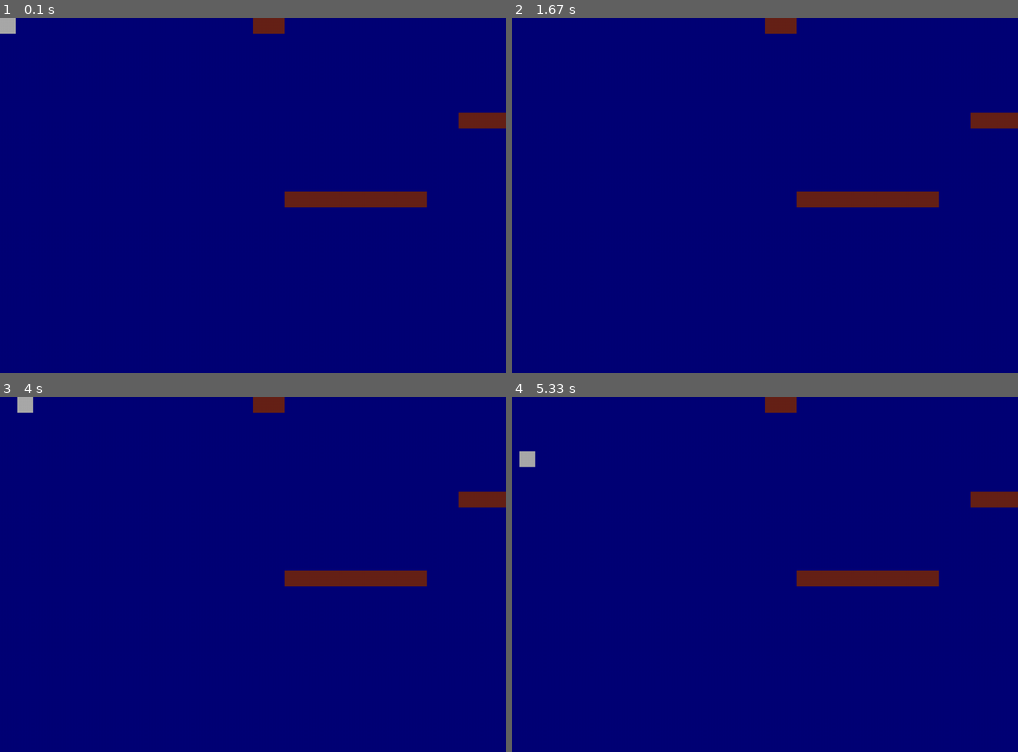
Above: before the commit, frames 1-4 (two rows, left to right).
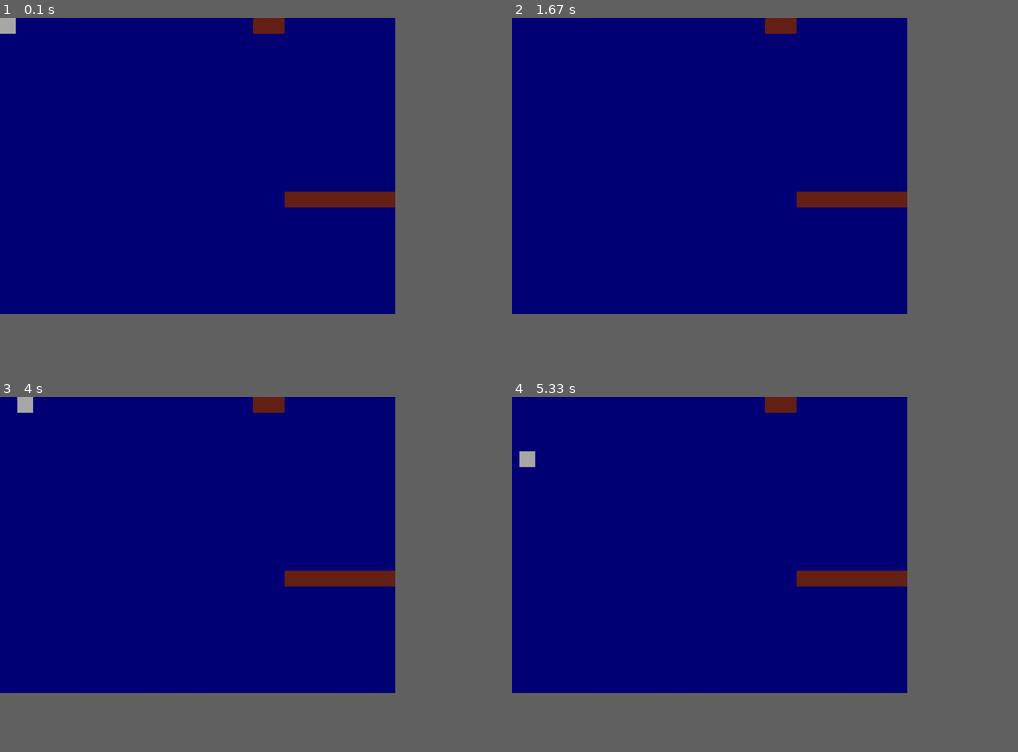
Above: after the commit, the same moments.

Repository: Danya0x07/Ghost-Hunter
Game: pygame game, started from main.py
The game is run twice, just before and just after one commit, with the same random seed, the same clock (stepped at 60 frames per second) and the same inputs.
Inputs:
- Up to frame 1 (0.1 s): no input
- Up to frame 2 (1.67 s): hold D 0.33-0.8 s; hold W 0.83-1.13 s
- Up to frame 3 (4 s): hold A 1.67-2.2 s; hold S 2.23-2.53 s; hold A 2.57-2.97 s; hold D from 3.4 s (still down)
- Up to frame 4 (5.33 s): release D at 4.03 s; hold S 4.07-4.43 s; hold A 4.47-4.93 s; hold D from 4.97 s (still down)
In our replay, the window is 900x632 before the commit and 703x527 after it. These sizes can differ from the game's own. Grey fills any space a smaller window leaves; there, only what the larger window draws over its background counts as a difference.

The runs differ from the first frame. In frame 1, 0.7% of the frame differs, in the area x 78-100%, y 26-54%; in frame 2, 0.7%; in frame 3, 0.7%; in frame 4, 0.7%.

Commit message:
Автоматическое следование камеры за охотником, стены теперь объекты

Diff:
--- a/main.py
+++ b/main.py
@@ -3,8 +3,8 @@
 import maps
 
 
-SCREEN_WIDTH = 1024
-SCREEN_HEIGHT = 720
+SCREEN_WIDTH = 800
+SCREEN_HEIGHT = 600
 WALL_LENGTH = 32
 WALL_COLOR = "#662218"
 
@@ -54,6 +54,35 @@
         screen.blit(self.image, (self.rect.x, self.rect.y))
 
 
+class Camera:
+
+    def __init__(self, width, height):
+        self.state = Rect(0, 0, width, height)
+
+    def apply(self, target):
+        return target.rect.move(self.state.topleft)
+
+    def update(self, target):
+        targ_left, targ_top, targ_width, targ_height = target.rect
+        cam_left, cam_top, cam_width, cam_height = self.state
+        targ_left = SCREEN_WIDTH // 2 - targ_left
+        targ_top = SCREEN_HEIGHT // 2 - targ_top
+        targ_left = min(0, targ_left)
+        targ_left = max(SCREEN_WIDTH - self.state.width, targ_left)
+        targ_top = max(SCREEN_HEIGHT - self.state.height, targ_top)
+        targ_top = min(0, targ_top)
+        self.state = Rect(targ_left, targ_top, cam_width, cam_height)
+
+
+class Wall(sprite.Sprite):
+
+    def __init__(self, x, y):
+        super().__init__()
+        self.image = Surface((WALL_LENGTH, WALL_LENGTH))
+        self.image.fill(Color(WALL_COLOR))
+        self.rect = Rect(x, y, WALL_LENGTH, WALL_LENGTH)
+
+
 class MainScene:
 
     def __init__(self, hunter):
@@ -64,6 +93,15 @@
         self.bg.fill(Color('#000077'))
         self.timer = time.Clock()
         self.hunter = hunter
+        self.entities = sprite.Group(self.hunter)
+        self.walls = []
+        self.camera = Camera(*MainScene.get_total_level_size(maps.hotel_map))
+
+    @staticmethod
+    def get_total_level_size(level):
+        t_width = len(level[0]) * WALL_LENGTH
+        t_height = len(level) * WALL_LENGTH
+        return (t_width, t_height)
 
     def check_events(self):
         for e in event.get():
@@ -80,25 +118,27 @@
                 if e.key == K_a: self.hunter.dir.a = False
                 if e.key == K_d: self.hunter.dir.d = False
 
-    def draw_map(self):
+    def create_map(self):
         x = y = 0
         for row in maps.hotel_map:
             for col in row:
                 if col == '-':
-                    wall = Surface((WALL_LENGTH, WALL_LENGTH))
-                    wall.fill(Color(WALL_COLOR))
-                    self.screen.blit(wall, (x, y))
+                    wall = Wall(x, y)
+                    self.entities.add(wall)
+                    self.walls.append(wall)
                 x += WALL_LENGTH
             y += WALL_LENGTH
             x = 0
 
     def mainloop(self):
+        self.create_map()
         while True:
             self.check_events()
             self.screen.blit(self.bg, (0, 0))
-            self.draw_map()
             self.hunter.update()
-            self.hunter.draw(self.screen)
+            self.camera.update(self.hunter)
+            for e in self.entities:
+                self.screen.blit(e.image, self.camera.apply(e))
             self.timer.tick(60)
             display.update()
 
